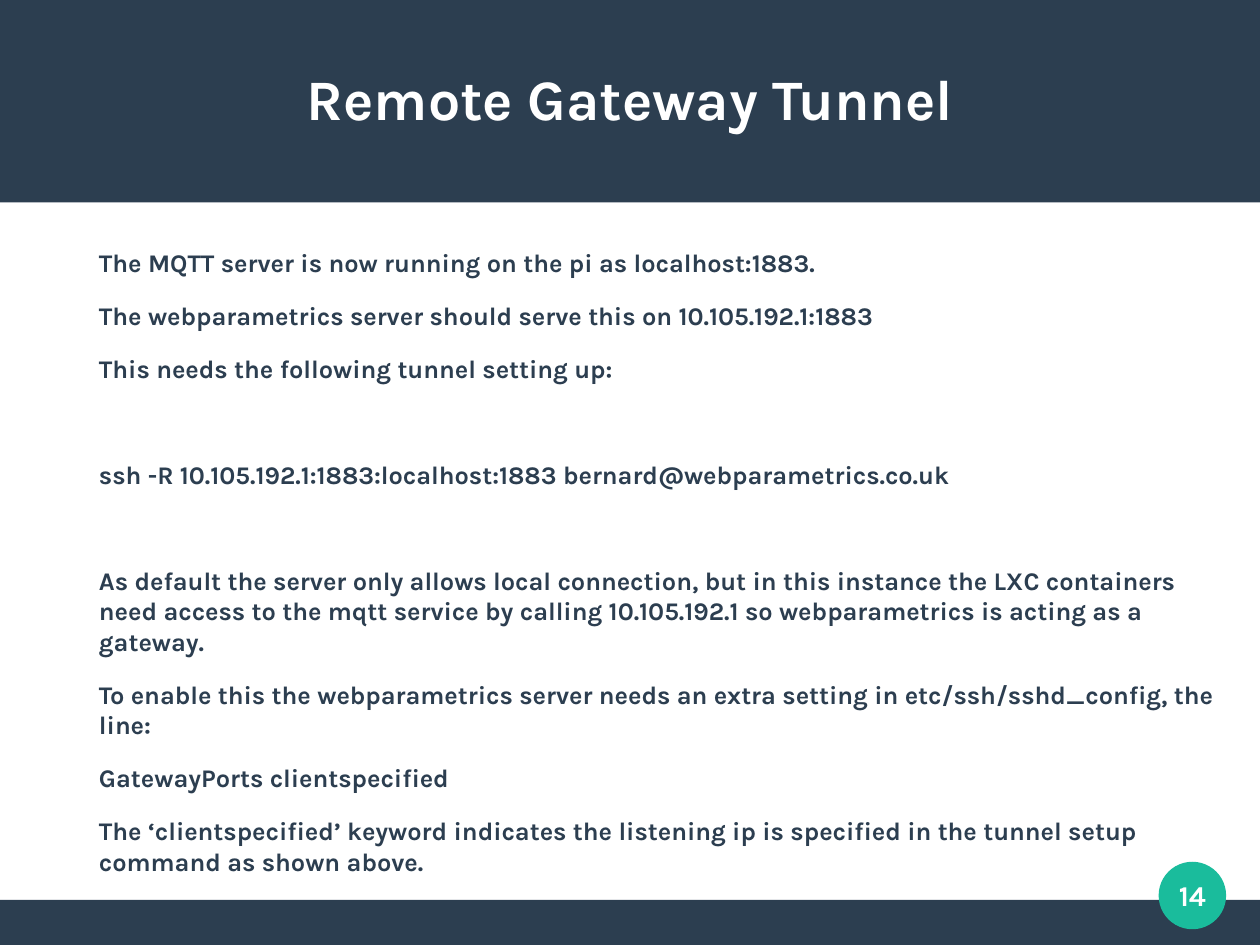
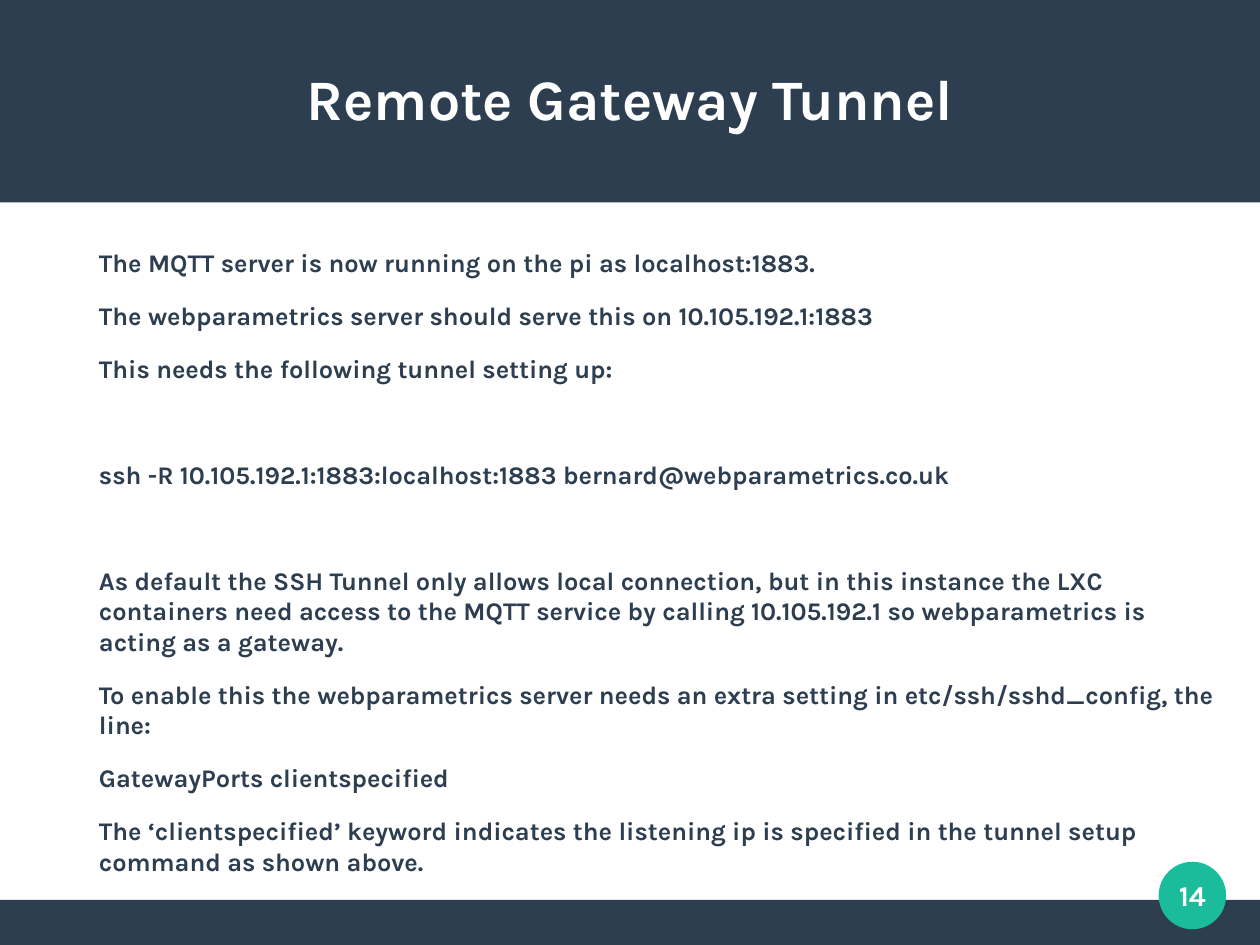
Before and after one commit to bernie-skipole/acremscope-pi, a slide deck: slide 14 of sshtunnel.odp. Drawn at 1260x945 pixels with LibreOffice and Linux fonts; fonts in the diff are those of the drawing. Boxes give left, top, right and bottom in pixels: in the first picture for what was removed or moved away, otherwise in the second. Text is boxed around its words. In the diff, an @@ line names an element or a change of style, - is before the commit and + after.

```diff
--- a/sshtunnel.odp
+++ b/sshtunnel.odp
@@ text at (99, 572, 1146, 657): text changed @@
-As default the server only allows local connection, but in this instance the LXC containers need access to the mqtt service by calling 10.105.192.1 so webparametrics is acting as a gateway.
+As default the SSH Tunnel only allows local connection, but in this instance the LXC containers need access to the MQTT service by calling 10.105.192.1 so webparametrics is acting as a gateway.
```
Also in this commit, not shown: 8 other slides changed.
